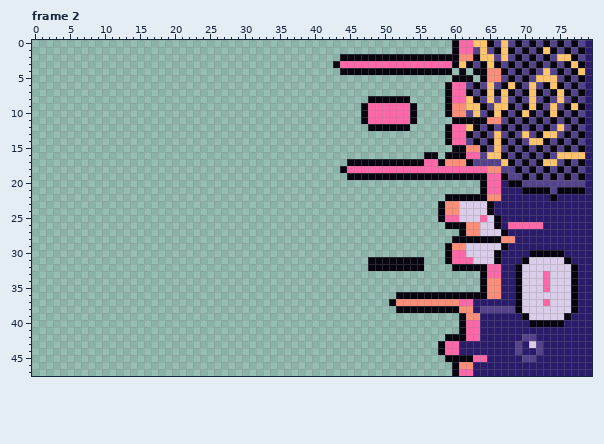
Pixel-art file: art/office/faces/takeover.aseprite. The first picture shows the starting point.
80x48 pixels, 8 frames. Shown: frame 2. The commit also changed other frames, which this record leaves out.
The same view after the edit:
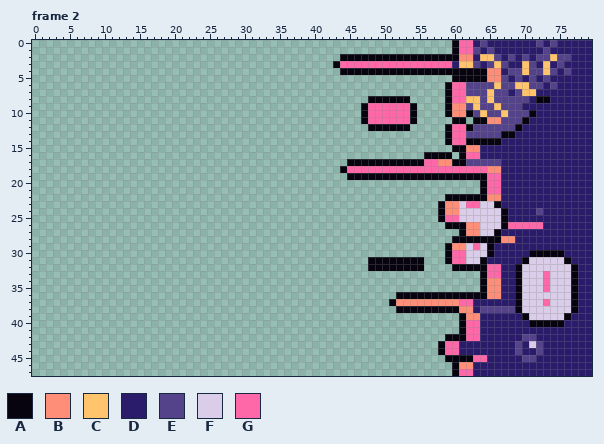
Palette (. is transparent): A #07040f  B #ff8e78  C #ffc46c  D #2a1b6b  E #54428a  F #d9cde9  G #ff68a8
From old to new:
Changed rows in their new state; - is an unchanged pixel.
Frame 2:
first column x 58:
 0 -----DEDDDDDDD-D-DDDD
 1 ------D-DDDDDDDEDDDDD
 2 -----D---D-D-D-ECEEDD
 3 --D-C-DEC-DDC-DCD-DDD
 4 --A-A----D-ECE---D-DD
 5 -----A----D-D-DEDDDDD
 6 -----E-ECEECCE-DEDDDD
 7 ----E-E-EED-C-DDDDDDD
 8 -----C---E-E-DA-DDDDD
 9 ----E-E--EE-DDDDDDDDD
10 ----AECEEC-EE-DDDDDDD
11 ----.-----E--DDDDDDDD
12 ----AE-E-E--DDDDDDDDD
13 ----E-E-EA-DDDDDDDDDD
14 ----A-A-ADDDDDDDDDDDD
15 ------DDDDDDDDDDDDDDD
16 A-.---DDDDDDDDDDDDDDD
17 B-AAE----DDDDDDDDDDDD
18 ---------DDDDDDDDDDDD
19 ---------DDDDDDDDDDDD
20 ----------DDDDDDDDDDD
21 ------------DDDDDDDDD
22 ----------------D----
23 ----GG-FA------------
24 -------FFA----E------
25 ------F-FA-----------
26 --------FA-----------
27 --------AD-----------
29 -----G-ADD-----------
30 -------AD------------
31 ----F-ADD------------
